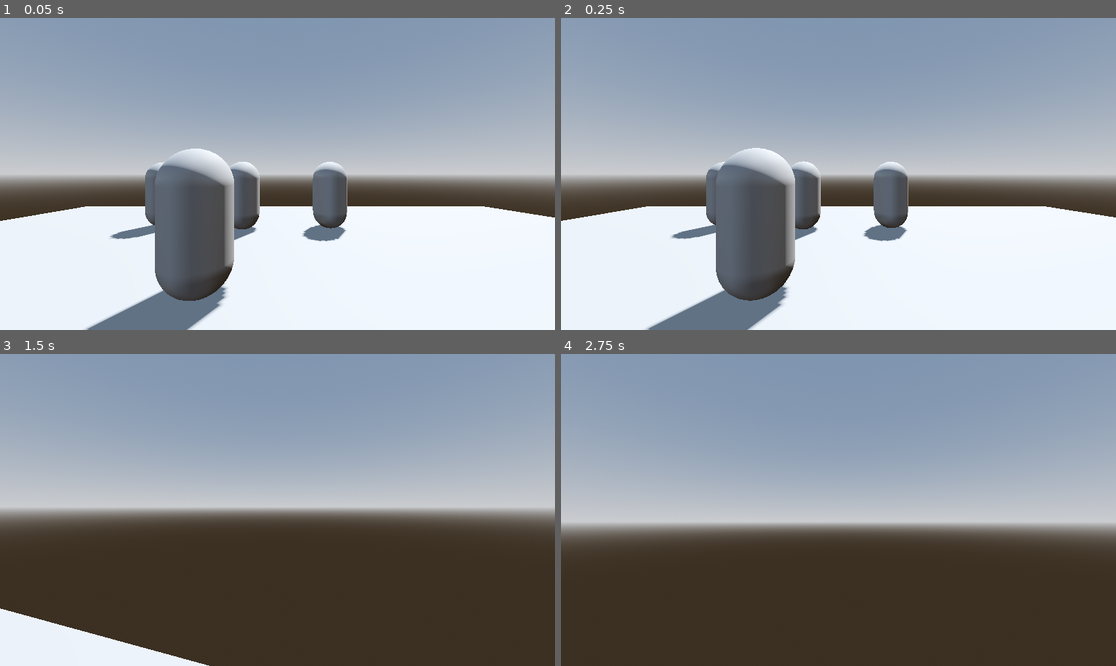
Above: before the commit, frames 1-4 (two rows, left to right).
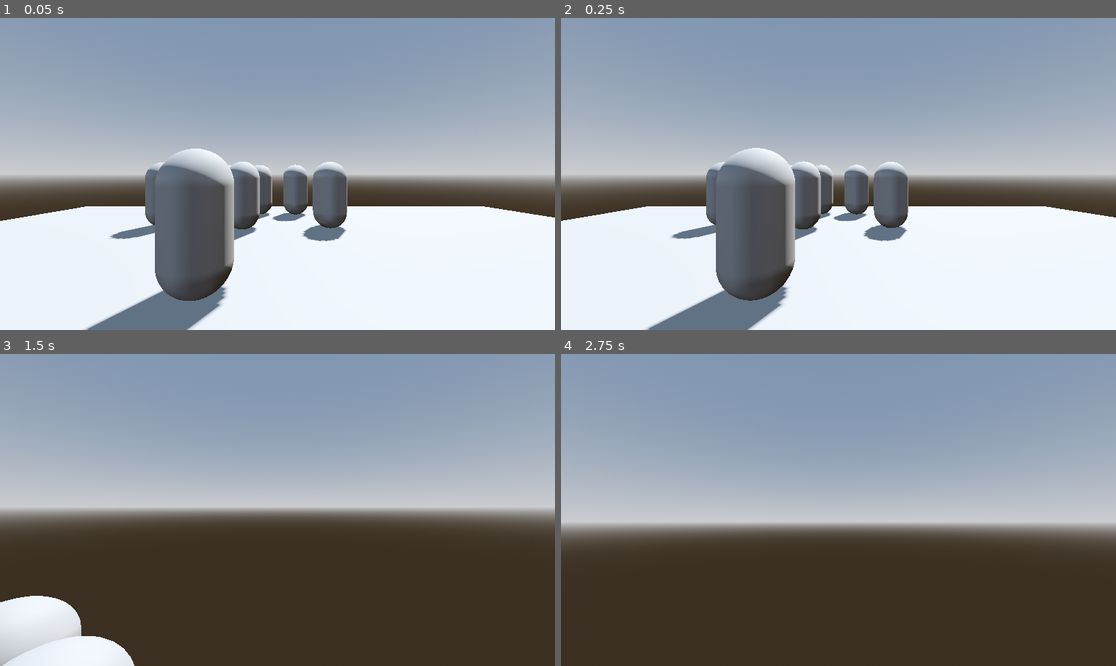
Above: after the commit, the same moments.

Repository: hebedebe/Murdernihilator-7-Unyielding-Flesh-Dream
Game: Godot game, scene res://Maps/testing.tscn
Same seed, same stepped clock (60 frames per second), same inputs: the game is played once before the commit and once after it.
Inputs (mouse positions are in pixels of both pictures, inside the frame that each line leads up to):
- Up to frame 1 (0.05 s): no input
- Up to frame 2 (0.25 s): no input
- Up to frame 3 (1.5 s): tap Enter at 0.5 s; move the mouse to (305, 510) at 0.52 s; hold F (kick) 0.53-1.28 s; hold W (move_forward) from 0.53 s (still down); tap Space (jump) at 0.77 s; move the mouse to (249, 510) at 1.27 s; tap F (kick) at 1.35 s
- Up to frame 4 (2.75 s): keep holding W (move_forward); tap Space (jump) at 1.52, 2 s; move the mouse to (849, 503) at 2.02 s; hold F (kick) from 2.03 s (still down)

The runs differ from the first frame. In frame 1, 0.9% of the frame differs, in the area x 41-56%, y 46-66%; in frame 2, 0.9%; in frame 3, 1.9%, in the area x 0-38%, y 77-100%; in frame 4, nothing differs.

Commit message:
kick fixed?

Diff:
--- a/Actors/Dummy/dummy.tscn
+++ b/Actors/Dummy/dummy.tscn
@@ -1,13 +1,14 @@
 [gd_scene format=3 uid="uid://dame871bpsowo"]
 
 [ext_resource type="Script" uid="uid://crubfkko2d2yu" path="res://Components/KnockbackComponent/knockback_component.gd" id="1_4wjmn"]
-[ext_resource type="Script" uid="uid://dkyqu0lchg05q" path="res://Components/HitstopComponent/hitstop_component.gd" id="2_rui4n"]
 
 [sub_resource type="CapsuleShape3D" id="CapsuleShape3D_vvw3x"]
 
 [sub_resource type="CapsuleMesh" id="CapsuleMesh_vvw3x"]
 
 [node name="Dummy" type="RigidBody3D" unique_id=1148793133]
+contact_monitor = true
+max_contacts_reported = 284
 
 [node name="CollisionShape3D" type="CollisionShape3D" parent="." unique_id=235172500]
 transform = Transform3D(1, 0, 0, 0, 1, 0, 0, 0, 1, 0, 1, 0)
@@ -22,9 +23,4 @@
 velocity_target = NodePath("..")
 metadata/_custom_type_script = "uid://crubfkko2d2yu"
 
-[node name="HitstopComponent" type="Node" parent="." unique_id=2045319192]
-script = ExtResource("2_rui4n")
-duration = 0.1
-metadata/_custom_type_script = "uid://dkyqu0lchg05q"
-
-[connection signal="knocked_back_no_args" from="KnockbackComponent" to="HitstopComponent" method="hitstop"]
+[connection signal="body_entered" from="." to="KnockbackComponent" method="force_based_knockback"]
--- a/Actors/Player/player.tscn
+++ b/Actors/Player/player.tscn
@@ -23,7 +23,7 @@
 [sub_resource type="CapsuleShape3D" id="CapsuleShape3D_q8mi5"]
 
 [sub_resource type="BoxShape3D" id="BoxShape3D_pnakb"]
-size = Vector3(1, 1.63, 1)
+size = Vector3(1, 1.63, 1.5698242)
 
 [node name="Player" type="CharacterBody3D" unique_id=85920957]
 script = ExtResource("1_v1key")
@@ -103,7 +103,7 @@
 [node name="KickArea" type="Area3D" parent="." unique_id=1619331825]
 
 [node name="CollisionShape3D" type="CollisionShape3D" parent="KickArea" unique_id=1643599495]
-transform = Transform3D(1, 0, 0, 0, 1, 0, 0, 0, 1, 0, 1.0461066, -0.6125858)
+transform = Transform3D(1, 0, 0, 0, 1, 0, 0, 0, 1, 0, 1.0461066, -0.8974979)
 shape = SubResource("BoxShape3D_pnakb")
 
 [connection signal="jump_requested" from="InputComponent" to="MovementComponent" method="on_jump_requested"]
--- a/Components/KnockbackComponent/knockback_component.gd
+++ b/Components/KnockbackComponent/knockback_component.gd
@@ -6,11 +6,21 @@
 @export_category("Links")
 @export var velocity_target: Node
 
+func apply_velocity(target: Node, vel: Vector3) -> void:
+	if "velocity" in target:
+		target.velocity += vel
+	elif "linear_velocity" in target:
+		target.linear_velocity += vel
+
+func get_velocity(target: Node) -> Vector3:
+	if "velocity" in target:
+		return target.velocity
+	elif "linear_velocity" in target:
+		return target.linear_velocity
+	return Vector3.ZERO
+
 func knockback(strength: float, direction: Basis) -> void:
 	var impulse = direction * Vector3(0,0,-strength)
-	if "velocity" in velocity_target:
-		velocity_target.velocity += impulse
-	elif "linear_velocity" in velocity_target:
-		velocity_target.linear_velocity += impulse
+	apply_velocity(velocity_target, impulse)
 	knocked_back.emit(strength, direction)
 	knocked_back_no_args.emit()
--- a/Maps/testing.tscn
+++ b/Maps/testing.tscn
@@ -44,3 +44,12 @@
 
 [node name="Dummy4" parent="." unique_id=1102449950 instance=ExtResource("2_i278h")]
 transform = Transform3D(1, 0, 0, 0, 1, 0, 0, 0, 1, 1.2067735, -0.02856493, -5.9473743)
+
+[node name="Dummy5" parent="." unique_id=1453271924 instance=ExtResource("2_i278h")]
+transform = Transform3D(1, 0, 0, 0, 1, 0, 0, 0, 1, -2.44176, -0.028564453, -8.410712)
+
+[node name="Dummy6" parent="." unique_id=887658738 instance=ExtResource("2_i278h")]
+transform = Transform3D(1, 0, 0, 0, 1, 0, 0, 0, 1, 0.35143447, -0.02856493, -8.017728)
+
+[node name="Dummy7" parent="." unique_id=823963266 instance=ExtResource("2_i278h")]
+transform = Transform3D(1, 0, 0, 0, 1, 0, 0, 0, 1, -1.088053, -0.028564453, -8.066359)
